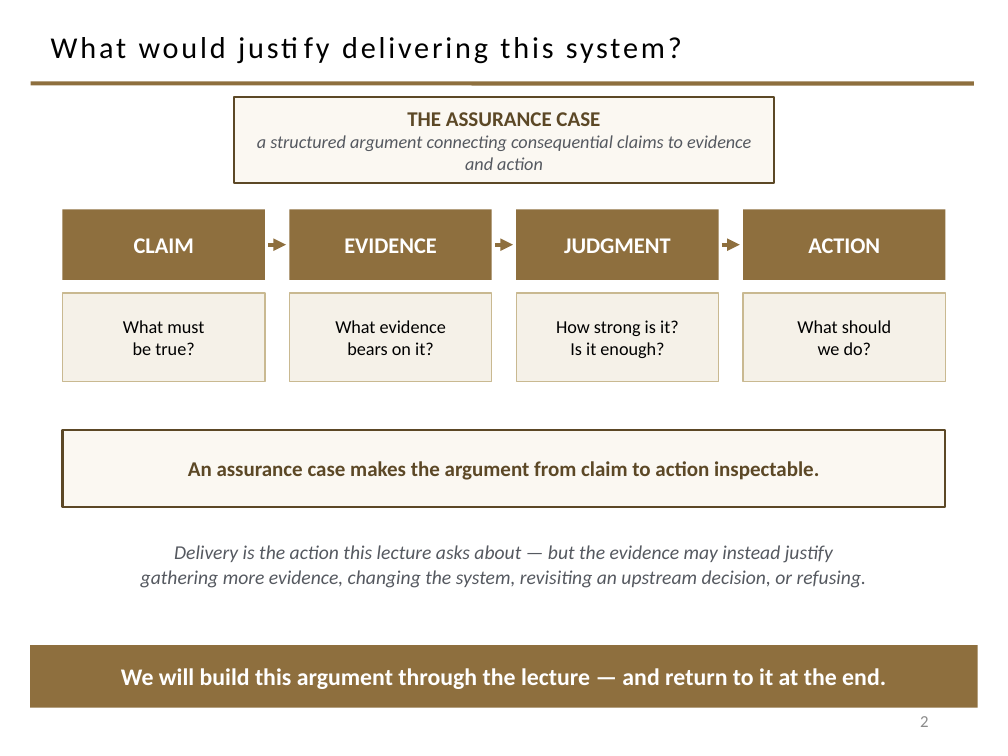
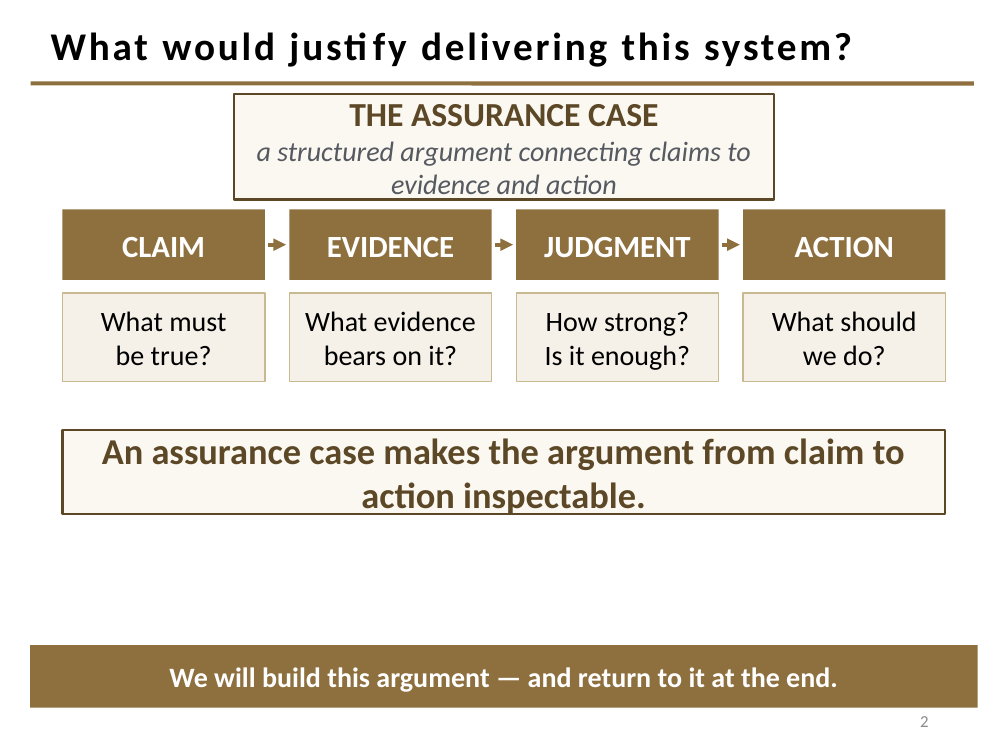
Before and after one commit to davisjam/model-based-agentic-software-engineering, a slide deck: slide 2 of course/lectures/act-1-foundations/08-validation/1-8-Validation.pptx. Drawn at 1008x756 pixels with LibreOffice and Linux fonts; fonts in the diff are those of the drawing; background and template pictures are left out. Boxes give left, top, right and bottom in pixels: in the first picture for what was removed or moved away, otherwise in the second. Text is boxed around its words. In the diff, an @@ line names an element or a change of style, - is before the commit and + after.

```diff
--- a/course/lectures/act-1-foundations/08-validation/1-8-Validation.pptx
+++ b/course/lectures/act-1-foundations/08-validation/1-8-Validation.pptx
@@ title "What would justify delivering this ..." at (51, 32, 852, 67): size 21.6 to 28 pt, bold on @@
@@ rectangle "THE ASSURANCE CASE": place and size @@
-rectangle "THE ASSURANCE CASE" at (234, 97, 774, 182)
+rectangle "THE ASSURANCE CASE" at (234, 94, 774, 200)
@@ text in rectangle at (349, 104, 658, 127): size 15 to 24 pt in "THE ASSURANCE CASE" @@
@@ text in rectangle at (257, 141, 750, 201): text changed; size 13 to 20 pt @@
-a structured argument connecting consequential claims to evidence and action
+a structured argument connecting claims to evidence and action
@@ size 16 to 22 pt in 4 elements at (62, 210, 265, 280), (289, 210, 492, 280), (516, 210, 719, 280), (743, 210, 946, 280) @@
@@ size 13 to 20 pt in 3 elements at (62, 293, 265, 381), (289, 293, 492, 381), (743, 293, 946, 381) @@
@@ text in rectangle at (546, 312, 689, 336): text changed; size 13 to 20 pt @@
-How strong is it?
+How strong?
@@ text in rectangle at (545, 345, 690, 370): size 13 to 20 pt in "Is it enough?" @@
@@ rectangle "An assurance case makes the ...": place and size @@
-rectangle "An assurance case makes the ..." at (62, 430, 946, 508)
+rectangle "An assurance case makes the ..." at (62, 430, 946, 514)
@@ rectangle "An assurance case makes the ..." at (62, 430, 946, 514): size 15 to 26 pt @@
@@ text removed at (141, 545, 866, 588) @@
-Delivery is the action this lecture asks about — but the evidence may instead justify
-gathering more evidence, changing the system, revisiting an upstream decision, or refusing.
@@ text in rectangle at (169, 667, 838, 692): text changed; size 17 to 20 pt @@
-We will build this argument through the lecture — and return to it at the end.
+We will build this argument — and return to it at the end.
```
Also in this commit, not shown: 26 other slides changed, 1 slide added, 1 slide removed.
